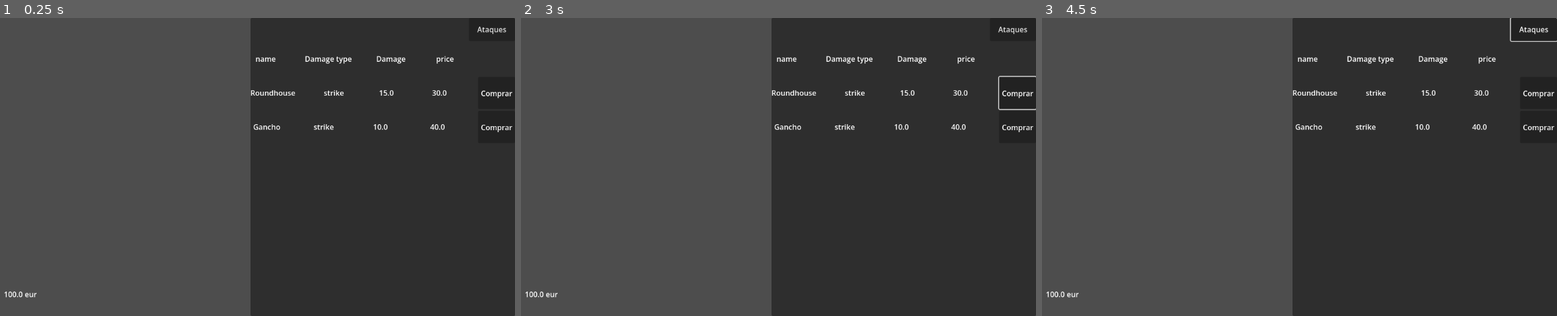
Above: before the commit, frames 1-3 (left to right).
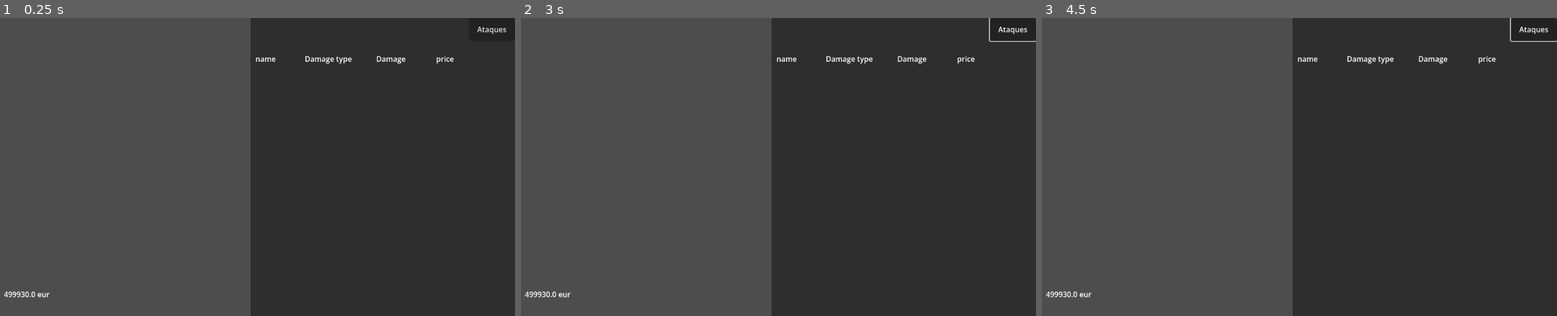
Above: after the commit, the same moments.

Repository: Dragvid/Derbi
Game: Godot game, scene res://GamePlayModules/shop/test_shop/Test_shop.tscn
Same seed, same stepped clock (60 frames per second), same inputs: the game is played once before the commit and once after it. This scene is started directly instead of the project's main scene.
Inputs (mouse positions are in pixels of both pictures, inside the frame that each line leads up to):
- Up to frame 1 (0.25 s): no input
- Up to frame 2 (3 s): click (1015, 92) at 0.5 s, where only the run before the commit has a clickable "Comprar"; click "Ataques" at 1.25 s; tap Enter at 2 s; move the mouse to (886, 152) at 2.02 s; hold Right (right) 2.03-2.78 s; tap Space at 2.75 s; move the mouse to (665, 181) at 2.77 s; hold Down (down) from 2.78 s (still down)
- Up to frame 3 (4.5 s): tap Enter at 3.5 s; move the mouse to (1345, 101) at 3.52 s; release Down (down) at 3.53 s; hold Right (right) 3.53-4.28 s; tap Space at 4.25 s; move the mouse to (1263, 226) at 4.27 s; hold Up (up) from 4.28 s (still down)

The runs differ from the first frame. In frame 1, 0.6% of the frame differs, in the area x 0-100%, y 24-94%; in frame 2, 0.7%, in the area x 0-100%, y 0-94%; in frame 3, 0.6%.

Commit message:
shop buying and saving

Diff:
--- a/GamePlayModules/shop/prefabs/atk_option_to_buy.gd
+++ b/GamePlayModules/shop/prefabs/atk_option_to_buy.gd
@@ -1,11 +1,14 @@
-extends HBoxContainer
-@onready var atk_name_label: Label = $atk_name_label
-@onready var damage_type_label: Label = $damage_type_label
-@onready var damage_label: Label = $damage_label
-@onready var price_label: Label = $price_label
-@onready var buy_button: Button = $Button
+extends Button
+@onready var atk_name_label: Label = $atk_option/atk_name_label
+@onready var damage_type_label: Label = $atk_option/damage_type_label
+@onready var damage_label: Label = $atk_option/damage_label
+@onready var price_label: Label = $atk_option/price_label
+@onready var buy_button: Button = $atk_option/Button
+
+var atk_info
 
 func Set_up_option(new_attack,owned = false):
+	atk_info = new_attack
 	atk_name_label.text = new_attack["name"]
 	damage_type_label.text = new_attack["type"]
 	var new_dmg_value = new_attack["damage"]
@@ -15,3 +18,14 @@
 	price_label.text = str(new_attack["price"])
 	if owned:
 		buy_button.visible = false
+
+func Buy_attack():
+	if AppInfo.Check_currency_amount(atk_info["price"]):
+		#AppInfo.save_file_json[""]
+		AppInfo.Update_player_currency(atk_info["price"]*-1)
+		AppInfo.Unlock_Attack(atk_info["name"])
+		SignalsResource.refresh_atk_list.emit()
+
+
+func _on_button_button_up() -> void:
+	Buy_attack()
--- a/GamePlayModules/shop/prefabs/atk_option_to_buy.tscn
+++ b/GamePlayModules/shop/prefabs/atk_option_to_buy.tscn
@@ -2,42 +2,53 @@
 
 [ext_resource type="Script" uid="uid://cipj1qy7bdbrk" path="res://GamePlayModules/shop/prefabs/atk_option_to_buy.gd" id="1_bdx5h"]
 
-[node name="atk_option" type="HBoxContainer" unique_id=1612413493]
+[node name="atk_option" type="Button" unique_id=245764159]
 custom_minimum_size = Vector2(0, 70)
+offset_left = 2.0
+offset_right = 597.0
+offset_bottom = 70.0
+script = ExtResource("1_bdx5h")
+
+[node name="atk_option" type="HBoxContainer" parent="." unique_id=1612413493]
+custom_minimum_size = Vector2(0, 70)
+layout_mode = 0
 theme_override_constants/separation = 52
 alignment = 1
-script = ExtResource("1_bdx5h")
 
-[node name="atk_name_label" type="Label" parent="." unique_id=226907540]
+[node name="atk_name_label" type="Label" parent="atk_option" unique_id=226907540]
+custom_minimum_size = Vector2(70, 0)
 layout_mode = 2
 size_flags_horizontal = 3
 text = "name"
 horizontal_alignment = 1
 
-[node name="damage_type_label" type="Label" parent="." unique_id=926329129]
+[node name="damage_type_label" type="Label" parent="atk_option" unique_id=926329129]
+custom_minimum_size = Vector2(70, 0)
 layout_mode = 2
 size_flags_horizontal = 3
 text = "Damage type"
 horizontal_alignment = 1
 
-[node name="damage_label" type="Label" parent="." unique_id=1100681415]
+[node name="damage_label" type="Label" parent="atk_option" unique_id=1100681415]
+custom_minimum_size = Vector2(70, 0)
 layout_mode = 2
 size_flags_horizontal = 3
 text = "Damage"
 horizontal_alignment = 1
 
-[node name="price_label" type="Label" parent="." unique_id=2032388274]
+[node name="price_label" type="Label" parent="atk_option" unique_id=2032388274]
+custom_minimum_size = Vector2(70, 0)
 layout_mode = 2
 size_flags_horizontal = 3
 text = "price"
 horizontal_alignment = 1
 
-[node name="Button" type="Button" parent="." unique_id=824930653]
-custom_minimum_size = Vector2(80, 0)
+[node name="Button" type="Button" parent="atk_option" unique_id=824930653]
+custom_minimum_size = Vector2(70, 0)
 layout_mode = 2
 size_flags_horizontal = 3
 
-[node name="Label" type="Label" parent="Button" unique_id=597535566]
+[node name="Label" type="Label" parent="atk_option/Button" unique_id=597535566]
 layout_mode = 1
 anchors_preset = 8
 anchor_left = 0.5
@@ -51,3 +62,5 @@
 grow_horizontal = 2
 grow_vertical = 2
 text = "Comprar"
+
+[connection signal="button_up" from="atk_option/Button" to="." method="_on_button_button_up"]
--- a/GamePlayModules/shop/scripts/ShopManager.gd
+++ b/GamePlayModules/shop/scripts/ShopManager.gd
@@ -2,23 +2,47 @@
 
 @onready var shop_stock_container: VBoxContainer = $HBoxContainer/shopOptions/VBoxContainer/shopAtkStock/shopStockContainer
 @onready var players_money: Label = $players_money
+@onready var description_label: Label = $HBoxContainer/Dead_area/VBoxContainer/description_area/description_label
 
 @export var shop_name:String
 @export var attack_line: PackedScene
 
+
 func _ready() -> void:
 	update_player_currency_label()
 	Load_shop()
+	SignalsResource.refresh_atk_list.connect(Load_shop)
 
 func Load_shop():
 	Load_attack_shop()
+	update_player_currency_label()
 
 func update_player_currency_label():
 	players_money.text = str(AppInfo.save_file_json["currency"]," eur")
 
+func clear_list(list_to_clear):
+	for child in list_to_clear.get_children():
+		if child is Button:
+			child.queue_free()
+
 func Load_attack_shop():
+	clear_list(shop_stock_container)
 	for attack in AppInfo.attack_info_json.values():
 		var already_owned = attack["name"] in AppInfo.save_file_json["unlocked_moves"]
 		if shop_name in attack["shop"] and not already_owned:
-			var instance = GeneralToolsStatic.instantiate_scene(attack_line.resource_path, shop_stock_container)
+			var instance:Button = GeneralToolsStatic.instantiate_scene(attack_line.resource_path, shop_stock_container)
 			instance.call_deferred("Set_up_option", attack)
+			instance.mouse_entered.connect(_on_option_hovered.bind(attack["description"]))
+			instance.mouse_exited.connect(_on_option_unhovered)
+			#instance.buy_button.pressed.connect(_buy_attack.bind(attack))
+
+func _on_option_hovered(description: String) -> void:
+	description_label.get_parent().visible = true
+	description_label.text = description
+
+func _on_option_unhovered() -> void:
+	description_label.get_parent().visible = false
+
+#func _buy_attack(attack):
+	#if AppInfo.Check_currency_amount(attack["price"]):
+		#AppInfo.Update_player_currency(attack["price"])
--- a/GamePlayModules/shop/test_shop/Test_shop.tscn
+++ b/GamePlayModules/shop/test_shop/Test_shop.tscn
@@ -26,6 +26,42 @@
 [node name="Dead_area" type="Control" parent="HBoxContainer" unique_id=1570366449]
 layout_mode = 2
 size_flags_horizontal = 3
+
+[node name="VBoxContainer" type="VBoxContainer" parent="HBoxContainer/Dead_area" unique_id=549686923]
+layout_mode = 1
+anchors_preset = 15
+anchor_right = 1.0
+anchor_bottom = 1.0
+grow_horizontal = 2
+grow_vertical = 2
+
+[node name="description_area" type="Control" parent="HBoxContainer/Dead_area/VBoxContainer" unique_id=1914051446]
+visible = false
+layout_mode = 2
+size_flags_vertical = 3
+
+[node name="panel" type="Panel" parent="HBoxContainer/Dead_area/VBoxContainer/description_area" unique_id=188711216]
+layout_mode = 1
+anchors_preset = 15
+anchor_right = 1.0
+anchor_bottom = 1.0
+grow_horizontal = 2
+grow_vertical = 2
+size_flags_vertical = 3
+
+[node name="description_label" type="Label" parent="HBoxContainer/Dead_area/VBoxContainer/description_area" unique_id=941507236]
+layout_mode = 1
+anchors_preset = 15
+anchor_right = 1.0
+anchor_bottom = 1.0
+grow_horizontal = 2
+grow_vertical = 2
+horizontal_alignment = 1
+vertical_alignment = 1
+
+[node name="Control" type="Control" parent="HBoxContainer/Dead_area/VBoxContainer" unique_id=1297193110]
+layout_mode = 2
+size_flags_vertical = 3
 
 [node name="shopOptions" type="Control" parent="HBoxContainer" unique_id=1924870480]
 layout_mode = 2
--- a/project.godot
+++ b/project.godot
@@ -19,6 +19,7 @@
 
 SaveSystem="*uid://0uvm516cfck6"
 AudioManager="*uid://1riahs7nxmir"
+SignalsResource="*uid://dora06q18suiu"
 
 [input]
 
--- a/resources/Player_Save.json
+++ b/resources/Player_Save.json
@@ -1,4 +1,11 @@
 {
-	"currency":100,
-	"unlocked_moves":["Soco","Suplex","Pontapé","Massagem"]
+	"currency": 499930.0,
+	"unlocked_moves": [
+		"Soco",
+		"Suplex",
+		"Pontapé",
+		"Massagem",
+		"Roundhouse",
+		"Gancho"
+	]
 }
--- a/utilities/AppInfo.gd
+++ b/utilities/AppInfo.gd
@@ -1,6 +1,7 @@
 class_name AppInfo
 
 #signal target_pick(target)
+
 
 static var score : int
 static var app_cleared = false
@@ -31,10 +32,10 @@
 static func Set_position_in_level(new_position):
 	position_in_level = new_position
 
-static func add_defeated_encounter():
+static func Add_defeated_encounter():
 	defeated_encounters.append(enemy_last_battle)
 
-static func clear_app_info():#At the end the game
+static func Clear_app_info():#At the end the game
 	if app_cleared:
 		return
 	if score > SaveSystem.get_highscore():
@@ -47,15 +48,33 @@
 	score = 0
 	app_cleared = true
 
-static func update_score(new_score:int):
+static func Update_score(new_score:int):
 	score += new_score
 
-static func retrive_attack_info(atk_name):
+static func Retrive_attack_info(atk_name):
 	if attack_info_json.has(atk_name):
 		var atk_info = AppInfo.attack_info_json[atk_name]
 		return atk_info
 	else:
 		print("atk named ",atk_name," was not found in the list")
 
-static func update_player_currency(new_value):
+static func Update_player_currency(new_value):
 	save_file_json["currency"] = save_file_json["currency"] + new_value
+	Save_file("res://resources/Player_Save.json",save_file_json)
+
+static func Save_file(file_path, dictionary):
+	var file = FileAccess.open(file_path, FileAccess.WRITE)
+	file.store_string(JSON.stringify(dictionary, "\t"))
+	file.close()
+
+static func Check_currency_amount(check_amount):
+	var result : bool
+	if save_file_json["currency"] >= check_amount:
+		result = true
+	else:
+		result = false
+	return result
+
+static func Unlock_Attack(new_attack_name:String):
+	save_file_json["unlocked_moves"].append(new_attack_name)
+	Save_file("res://resources/Player_Save.json",save_file_json)
--- a/utilities/GeneralToolsStatic.gd
+++ b/utilities/GeneralToolsStatic.gd
@@ -1,5 +1,7 @@
 extends Node
 class_name GeneralToolsStatic
+
+signal refresh_atk_list
 
 static func home_into_target(currentPos:Node,target:Node,speedX:float,speedY:float,delta):
 	#var direction = (target.position - currentPos.position).normalized()
--- /dev/null
+++ b/utilities/signals_resource.gd
@@ -0,0 +1,3 @@
+extends Node
+
+signal refresh_atk_list
Not shown, added: utilities/signals_resource.gd.uid
